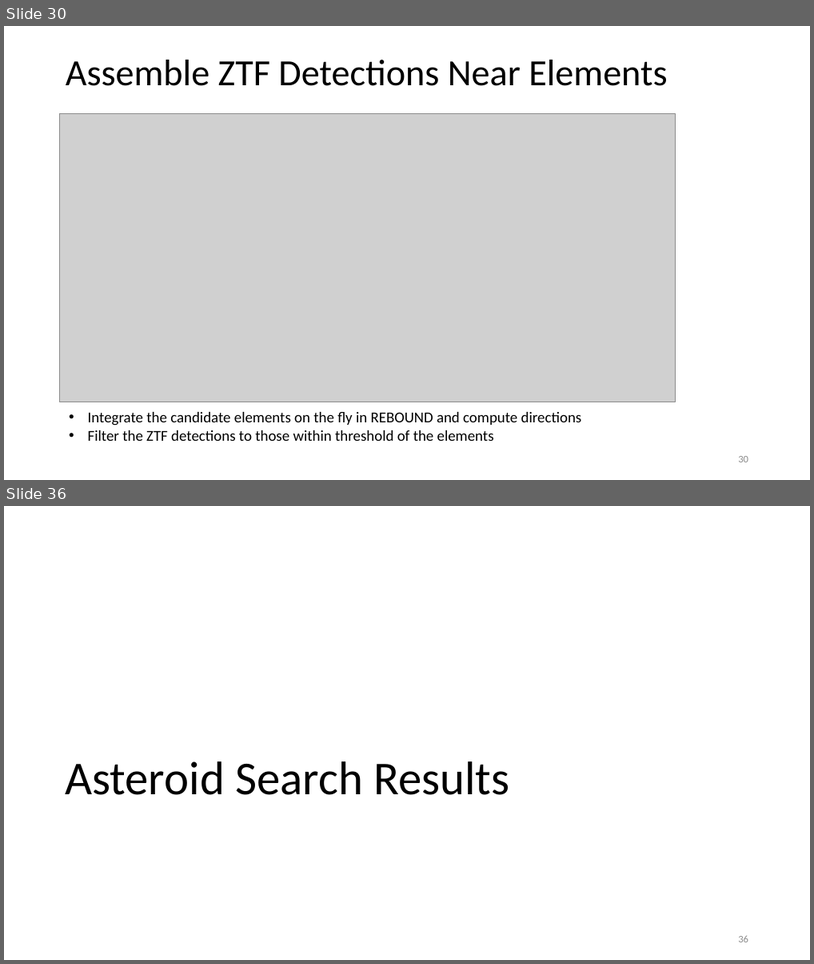
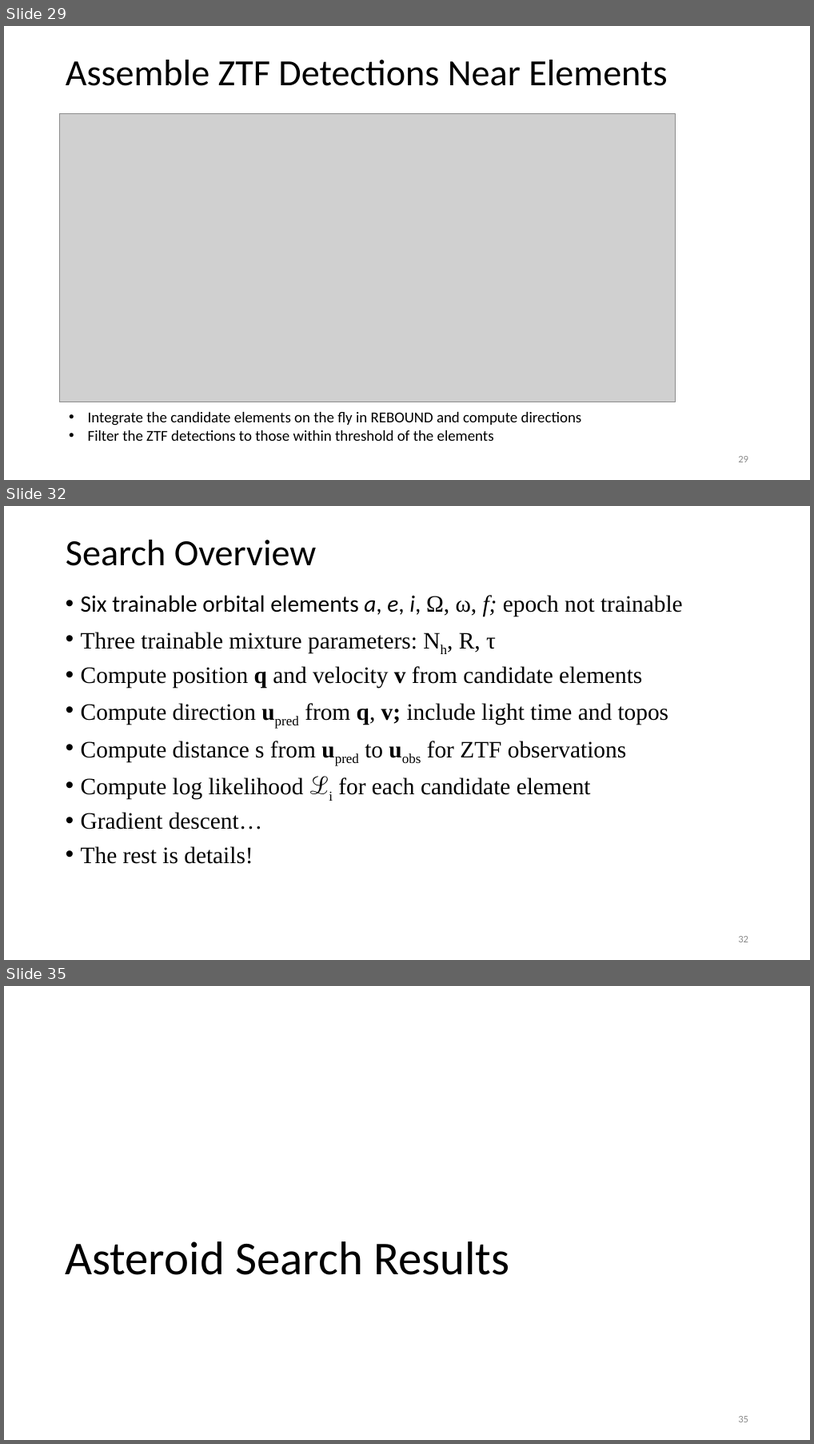
Before and after one commit to memanuel/kepler-sieve, a slide deck: thesis/kepler-sieve-slides.pptx. Shown one above the other, each under a label of ours: slides 30 and 36 before the commit, slides 29, 32 and 35 after it; the slides between them are not shown. The pictures are 814x964 and 814x1444 pixels, drawn with LibreOffice and Linux fonts; fonts in the diff are those of the drawing; grey boxes stand for pictures. Boxes give left, top, right and bottom in pixels: in the first picture for what was removed or moved away, otherwise in the second. Text is boxed around its words. In the diff, an @@ line names an element or a change of style, - is before the commit and + after.

```diff
--- a/thesis/kepler-sieve-slides.pptx
+++ b/thesis/kepler-sieve-slides.pptx
@@ slide 32 added at box(4, 506, 810, 960), background #FFFFFF @@
@@ title added at box(66, 540, 317, 566), 44 pt, text #000000 @@
+Search Overview
@@ text added at box(81, 595, 683, 864), 28 pt, text #000000 @@
+• Six trainable orbital elements a, e, i, Ω, ω, f; epoch not trainable
+• Three trainable mixture parameters: Nh, R, τ
+• Compute position q and velocity v from candidate elements
+• Compute direction upred from q, v; include light time and topos
+• Compute distance s from upred to uobs for ZTF observations
+• Compute log likelihood ℒi for each candidate element
+• Gradient descent…
+• The rest is details!
@@ page number added at box(738, 936, 749, 942), 12 pt, text #8C8C8C @@
+32
@@ what was slide 30 is now slide 29 @@
@@ page number at box(738, 456, 749, 462): text changed @@
-30
+29
@@ what was slide 36 is now slide 35 @@
```
Also in this commit, not shown: 21 slides changed, 1 other file.
